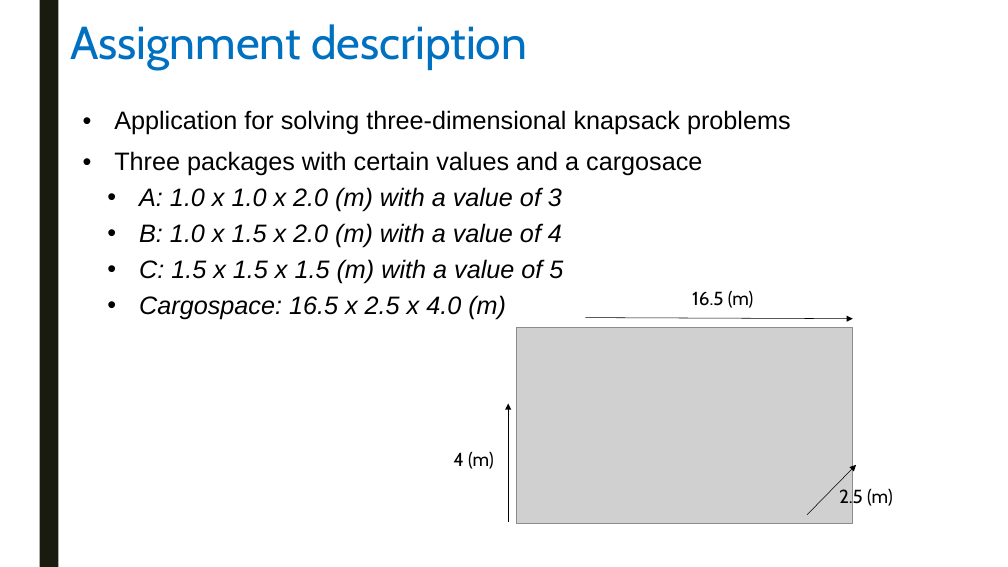
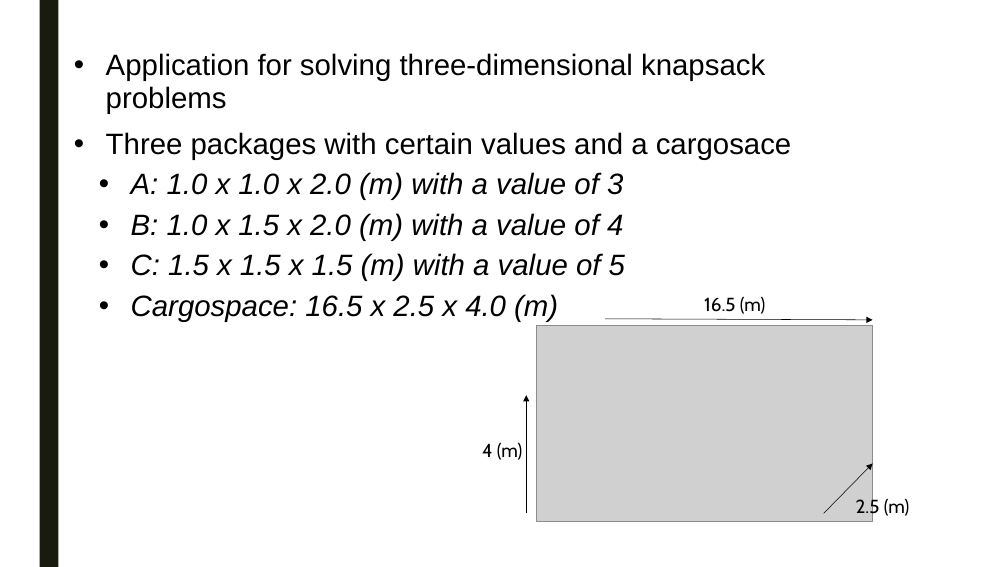
Before and after one commit to swengeler/PP3, a slide deck: slide 4 of Report, presentation and related stuff/Knapsack_problem.pptx (slide 3 before the commit). Drawn at 1008x567 pixels with LibreOffice and Linux fonts; fonts in the diff are those of the drawing; grey boxes stand for pictures. Boxes give left, top, right and bottom in pixels: in the first picture for what was removed or moved away, otherwise in the second. Text is boxed around its words. In the diff, an @@ line names an element or a change of style, - is before the commit and + after.

```diff
--- a/Report, presentation and related stuff/Knapsack_problem.pptx
+++ b/Report, presentation and related stuff/Knapsack_problem.pptx
@@ title removed at [70, 24, 527, 69] @@
-Assignment description
@@ text "Application for solving three-dimensional knapsack ...": place and size @@
-text "Application for solving three-dimensional knapsack ..." at [114, 110, 791, 319]
+text "Application for solving three-dimensional knapsack ..." at [106, 53, 792, 322]
@@ text "Application for solving three-dimensional knapsack ..." at [106, 53, 792, 322]: size 24 to 28 pt @@
@@ text "16.5 (m)": place and size @@
-text "16.5 (m)" at [692, 290, 754, 308]
+text "16.5 (m)" at [704, 296, 766, 314]
@@ picture: place and size @@
-picture at [516, 327, 853, 523]
+picture at [537, 326, 873, 522]
@@ arrow moved from (585, 318) - (853, 319) to (605, 319) - (873, 320) @@
@@ arrow moved from (508, 522) - (508, 404) to (526, 513) - (526, 395) @@
@@ text "4 (m)": place and size @@
-text "4 (m)" at [453, 451, 494, 469]
+text "4 (m)" at [482, 442, 523, 460]
@@ arrow moved from (808, 515) - (856, 465) to (824, 513) - (873, 464) @@
@@ text "2.5 (m)": place and size @@
-text "2.5 (m)" at [839, 488, 893, 509]
+text "2.5 (m)" at [856, 497, 910, 518]
```
Also in this commit, not shown: 10 other slides changed, 5 slides added, 3 slides removed.
